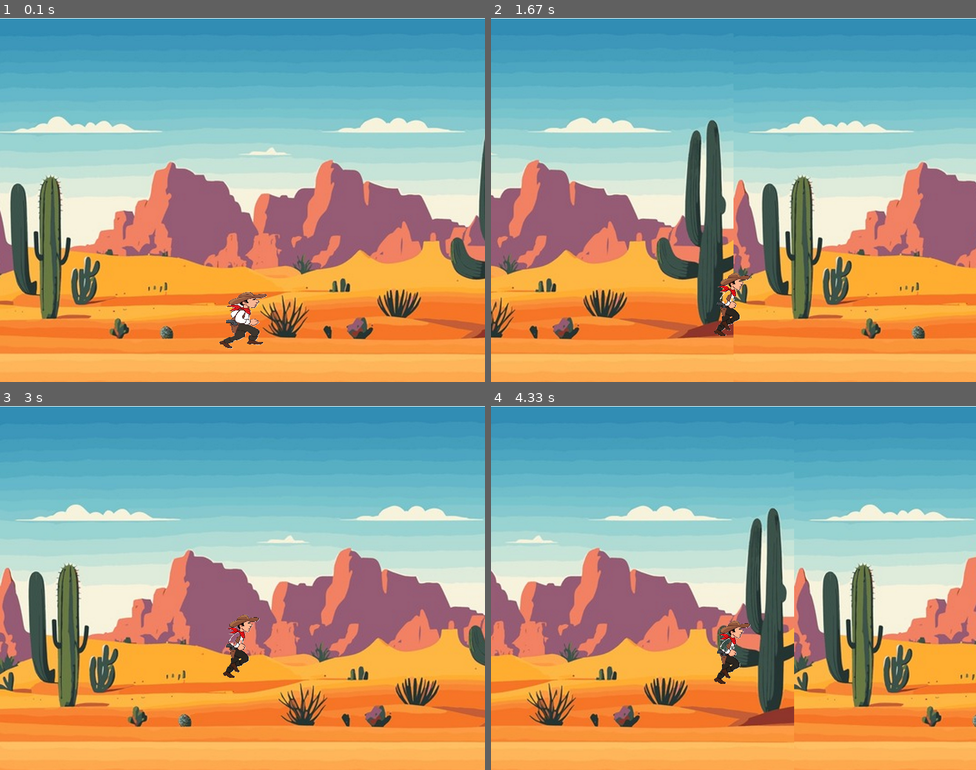
Above: before the commit, frames 1-4 (two rows, left to right).
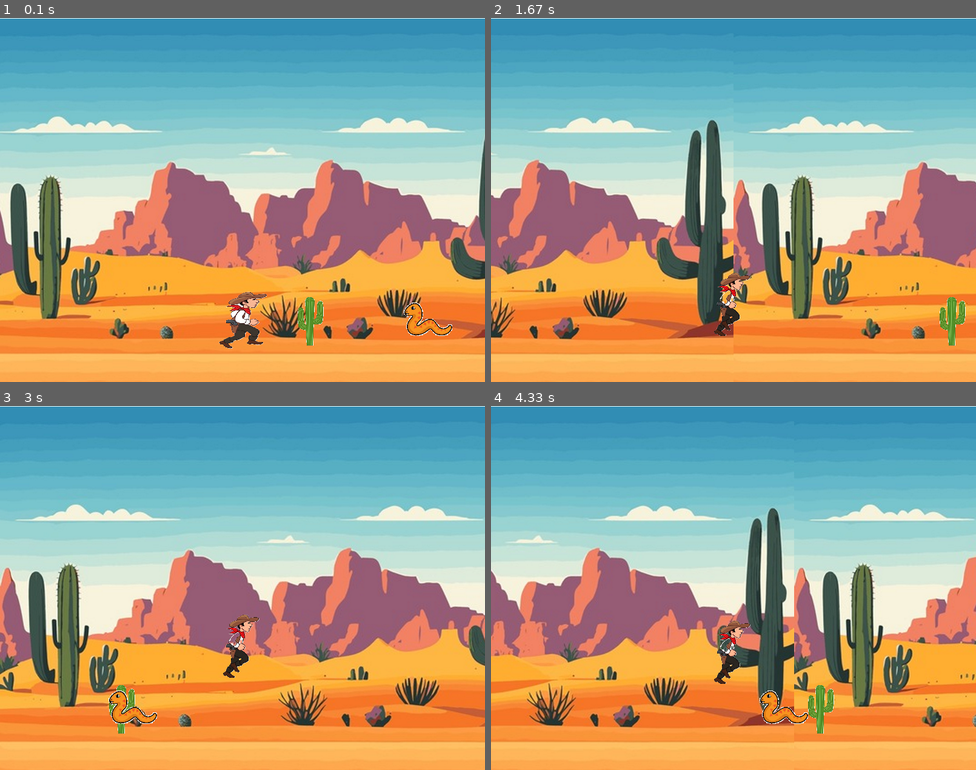
Above: after the commit, the same moments.

Repository: Frederikrik/Pygame
Game: pygame game, started from Main file.py
The game is run twice, just before and just after one commit, with the same random seed, the same clock (stepped at 60 frames per second) and the same inputs.
Inputs:
- Up to frame 1 (0.1 s): no input
- Up to frame 2 (1.67 s): tap Space at 0.33, 0.73, 1.03, 1.23, 1.57 s
- Up to frame 3 (3 s): tap Space at 1.87, 2.07, 2.37, 2.63 s
- Up to frame 4 (4.33 s): tap Space at 3.4, 3.8, 4.1 s

The runs differ from the first frame. In frame 1, 0.8% of the frame differs, in the area x 61-94%, y 76-90%; in frame 2, 0.4%; in frame 3, 0.6%; in frame 4, 0.8%, in the area x 55-71%, y 76-90%.

Commit message:
modified:   Main file.py 	new file:   cactus.png 	new file:   snake.png

Diff:
--- a/Main file.py
+++ b/Main file.py
@@ -18,7 +18,7 @@
 
 # Define gravity and jump height
 Y_GRAVITY = 0.5  # Gravity to pull the cowboy down after a jump
-JUMP_HEIGHT = 10  # Maximum height the cowboy can jump to
+JUMP_HEIGHT = 10  # I adjusted the height so that the cowboy can jump over the cactus and the snake.
 Y_Jumpspeed = JUMP_HEIGHT  # Set the initial jump speed to the defined jump height
 
 # Load images and transform their size for the cowboy character's appearance
@@ -33,6 +33,42 @@
 
 # Create a rectangle for the cowboy's position, starting with the standing surface
 cowboy_rect = STANDING_SURFACE.get_rect(center=(X_POSITION, Y_POSITION))
+
+# Set the cactus and snake images
+cactus_img = pygame.image.load("cactus.png")
+snake_img = pygame.image.load("snake.png")
+
+# Set the background of cactus and snake transparent
+cactus_img = pygame.image.load("cactus.png").convert() # Somehow cactus image needs the convert function (?)
+cactus_img.set_colorkey((255, 255, 255))
+snake_img.set_colorkey((255, 255, 255))
+
+# Adjust the size of the cactus and snake
+cactus_img = pygame.transform.scale(cactus_img, (100, 100))  # Cactus height shall be lower than cowbot's jump height
+snake_img = pygame.transform.scale(snake_img, (100, 100))  # Same as above
+
+# Get the rectangles of the cactus and snake
+cactus_rect = cactus_img.get_rect()
+snake_rect = snake_img.get_rect()
+
+# Set the initial positions of the cactus and snake
+cactus_rect.x = 500
+cactus_rect.y = 450
+snake_rect.x = 700
+snake_rect.y = 450
+
+# Set the speed of the cactus and snake
+cactus_speed = 2
+snake_speed = 3
+
+# Initialize score
+score = 0
+
+# Game over sign
+game_over = False
+
+# Create a font object to display the fraction
+font = pygame.font.Font(None, 36)
 
 # Main game loop
 while True:
@@ -56,6 +92,28 @@
     SCREEN.blit(BACKGROUND, (x_offset, 0))
     SCREEN.blit(BACKGROUND, (x_offset + BACKGROUND_WIDTH, 0))
 
+    # Update cactus and snake positions
+    cactus_rect.x -= SCROLL_SPEED  # Cactus and snakes shall move with the background
+    snake_rect.x -= SCROLL_SPEED
+
+    # If the cactus or snake moves off screen, reset the position
+    # According to rules of the game, if the score is or lower than 0, a cactus will definitely appear
+    if cactus_rect.x < -cactus_rect.width:
+        cactus_rect.x = 800 # Reset the position as background moves
+        if score <= 0:  # If the score is or lower than 0, a cactus will definitely appear
+            cactus_img = pygame.image.load("cactus.png")  # Reload the cactus
+            cactus_img = pygame.image.load("cactus.png").convert()
+            cactus_img.set_colorkey((255, 255, 255))
+            cactus_rect = cactus_img.get_rect()
+            cactus_rect.x = 400
+            cactus_rect.y = 400 - cactus_rect.height
+    if snake_rect.x < -snake_rect.width:
+        snake_rect.x = 800 # Reset the position as background moves
+
+    # Draw cactus and snake
+    SCREEN.blit(cactus_img, cactus_rect)
+    SCREEN.blit(snake_img, snake_rect)
+
     # If the cowboy is in the middle of a jump
     if jumping:
         Y_POSITION -= Y_Jumpspeed  # Move the cowboy up by the current jump speed
@@ -72,3 +130,51 @@
     # Update the display to show new positions and images
     pygame.display.update()
     CLOCK.tick(60)  # Cap the frame rate at 60 frames per second
+
+    # Move the cactus and snake
+    cactus_rect.x -= cactus_speed
+    snake_rect.x -= snake_speed
+
+    # Display score
+    score_text = font.render("Score: " + str(score), True, (0, 0, 0))
+    SCREEN.blit(score_text, (10, 10))
+
+    # Update score
+    if cactus_rect.right < cowboy_rect.left:  # When the cowboy successfully crosses the cactus
+        score += 1  # Score plus 1
+
+    # Check for collisions
+    if not game_over:  # Only check when game is not over
+        if cowboy_rect.colliderect(cactus_rect):
+            game_over = True  # Hit the cactus, game over
+            # break
+        if cowboy_rect.colliderect(snake_rect):
+            score -= 1  # Hit the snake, score minus 1
+
+    # Game over Game prompt
+    if game_over:
+        game_over = True
+        game_over_text = font.render("Game Over!", True, (255, 0, 0))
+        text_rect = game_over_text.get_rect(center=(800/2, 600/2))
+        SCREEN.blit(game_over_text, text_rect)
+
+        # Wait for the player to press the spacebar to restart the game
+        # waiting_for_key = True
+        # while waiting_for_key:
+        #     for event in pygame.event.get():
+        #         if event.type == pygame.QUIT:
+        #             pygame.quit()
+        #             sys.exit()
+        #         if event.type == pygame.KEYDOWN:
+        #             waiting_for_key = False
+
+        # Restart the game:
+            # game_over = False  # Restart the game sings
+            # score = 0  # Initialize the score
+            # Other initialization codes
+
+    # Update display
+    # pygame.display.flip()
+
+# Quit Pygame
+# pygame.quit()
Binary file added: cactus.png
Binary file added: snake.png
